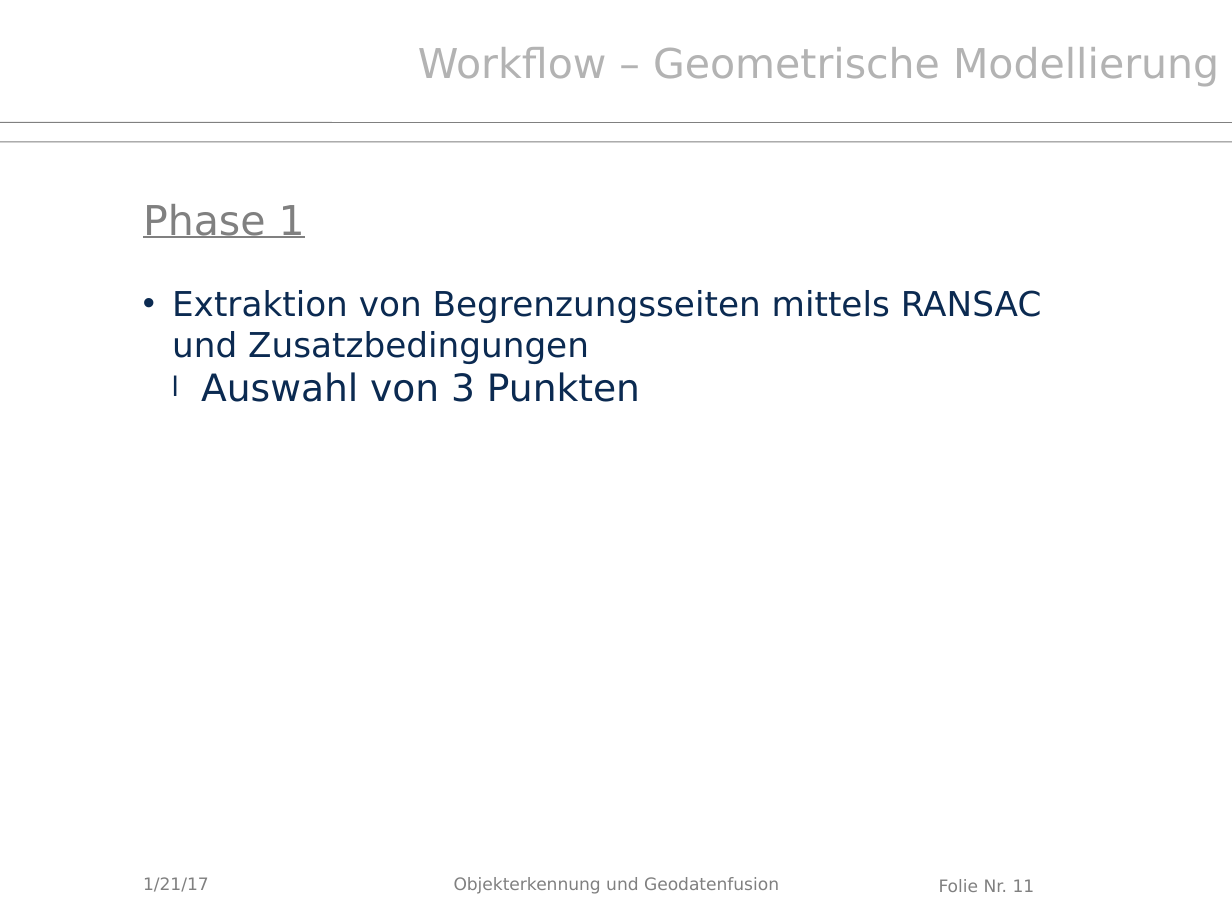
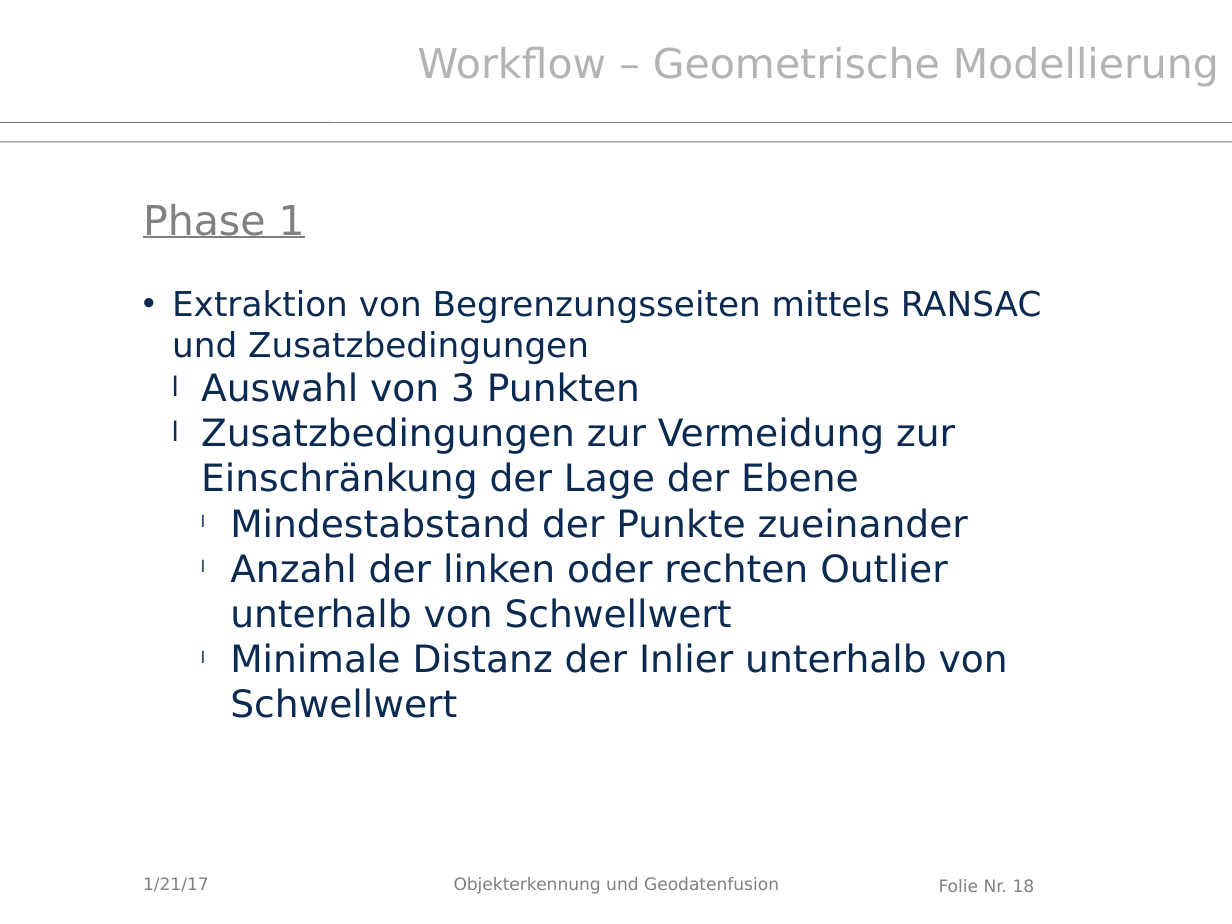
Before and after one commit to Kalmar131/PCL_Dachstuhl2016, a slide deck: slide 18 of Abschlusspräsentation.pptx (slide 11 before the commit). Drawn at 1232x924 pixels with LibreOffice and Linux fonts; fonts in the diff are those of the drawing; background and template pictures are left out. Boxes give left, top, right and bottom in pixels: in the first picture for what was removed or moved away, otherwise in the second. Text is boxed around its words. In the diff, an @@ line names an element or a change of style, - is before the commit and + after.

```diff
--- a/Abschlusspräsentation.pptx
+++ b/Abschlusspräsentation.pptx
@@ text at [201, 417, 1008, 718]: paragraphs added @@
+  l Zusatzbedingungen zur Vermeidung zur Einschränkung der Lage der Ebene
+    l Mindestabstand der Punkte zueinander
+    l Anzahl der linken oder rechten Outlier unterhalb von Schwellwert
+    l Minimale Distanz der Inlier unterhalb von Schwellwert
@@ page number at [939, 879, 1035, 892]: text changed @@
-Folie Nr. 11
+Folie Nr. 18
```
Also in this commit, not shown: 14 other slides changed, 11 slides added, 1 slide removed.
